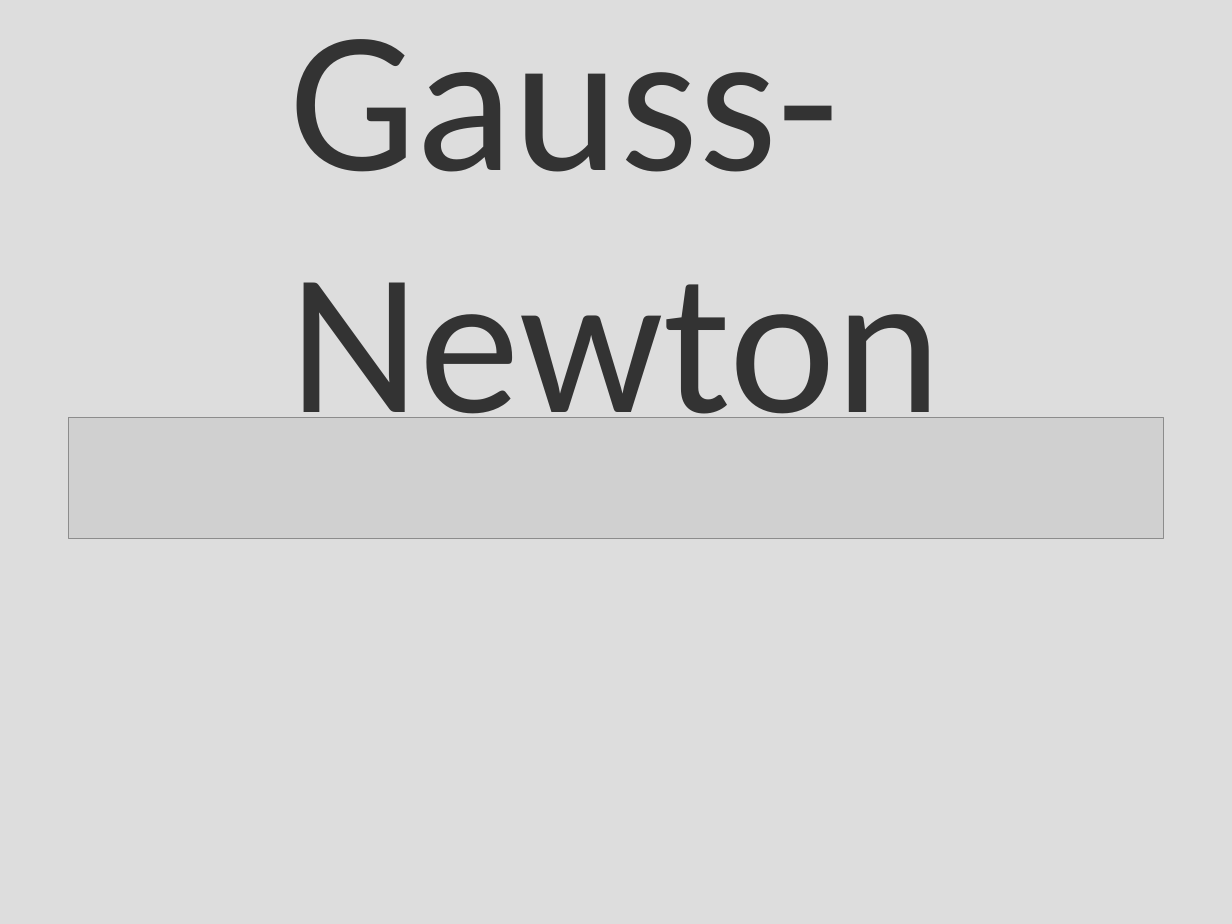
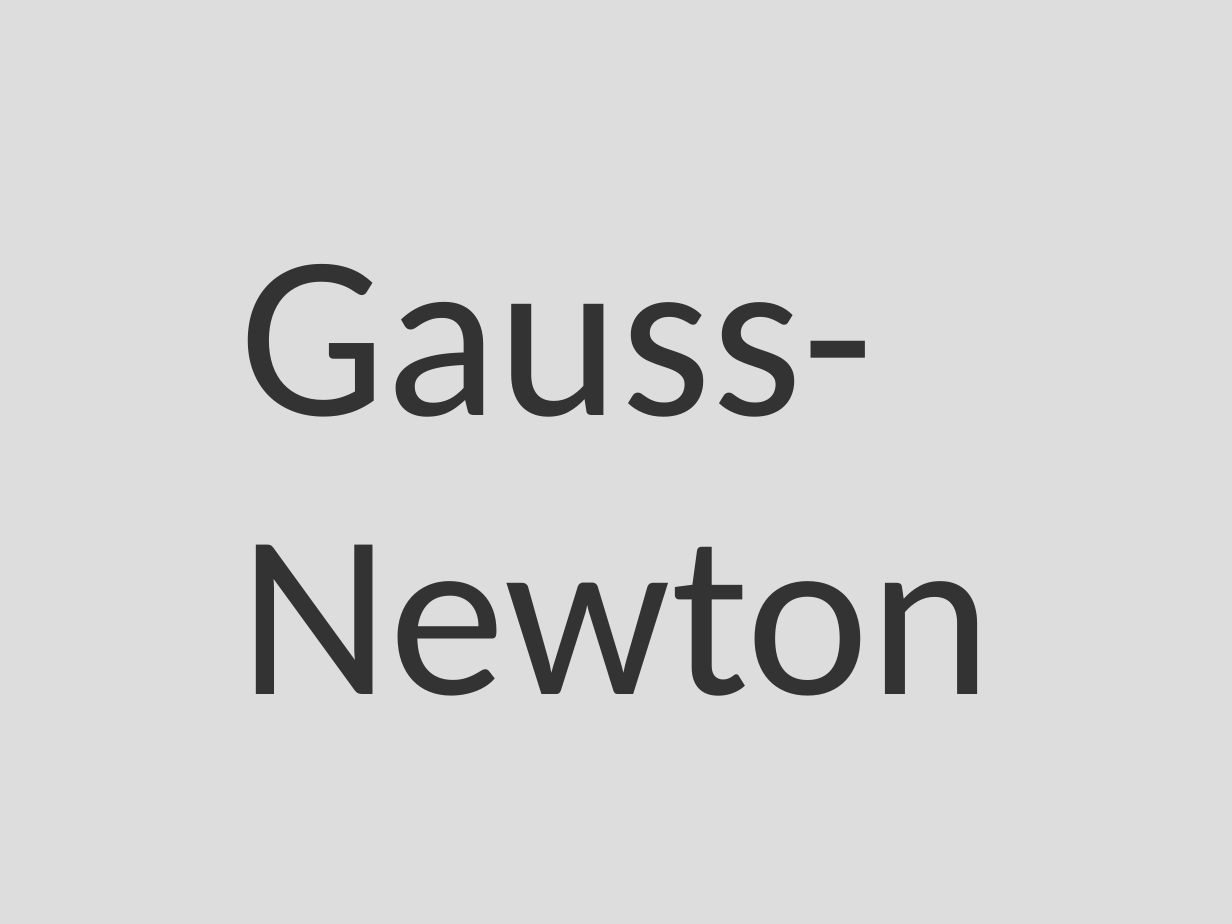
Before and after one commit to leouieda/phd-thesis, a slide deck: slide 16 of presentation/moho.odp (slide 14 before the commit). Drawn at 1232x924 pixels with LibreOffice and Linux fonts; fonts in the diff are those of the drawing; grey boxes stand for pictures. Boxes give left, top, right and bottom in pixels: in the first picture for what was removed or moved away, otherwise in the second. Text is boxed around its words. In the diff, an @@ line names an element or a change of style, - is before the commit and + after.

```diff
--- a/presentation/moho.odp
+++ b/presentation/moho.odp
@@ title "Gauss-Newton": place and size @@
-title "Gauss-Newton" at bbox=[290, 39, 942, 418]
+title "Gauss-Newton" at bbox=[240, 264, 992, 696]
@@ title "Gauss-Newton" at bbox=[240, 264, 992, 696]: size 130 to 150 pt @@
@@ picture removed at bbox=[68, 417, 1164, 538] @@
```
Also in this commit, not shown: 17 other slides changed, 12 slides added, 11 slides removed.
